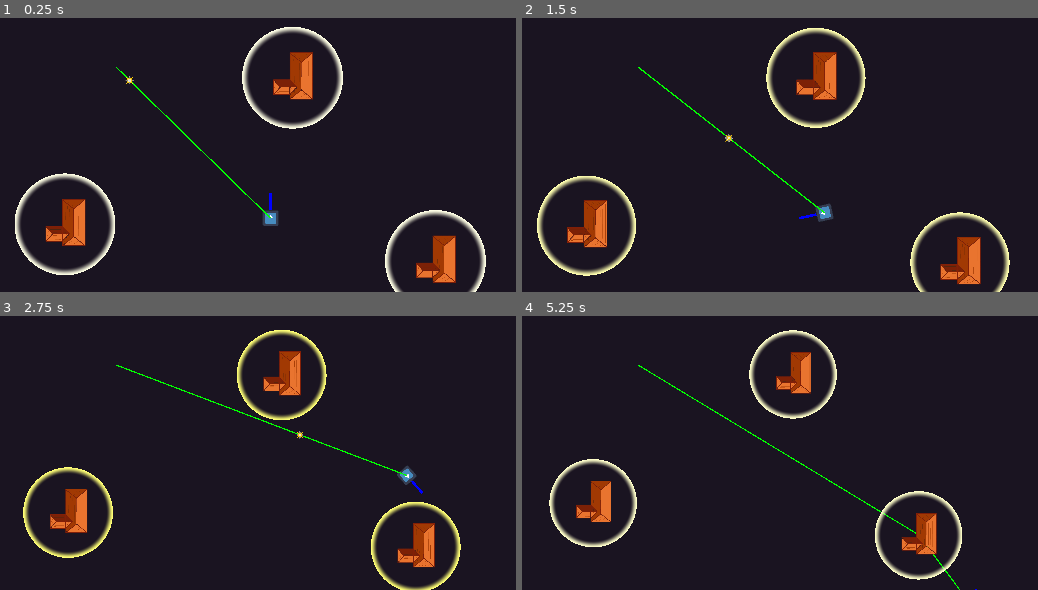
Above: before the commit, frames 1-4 (two rows, left to right).
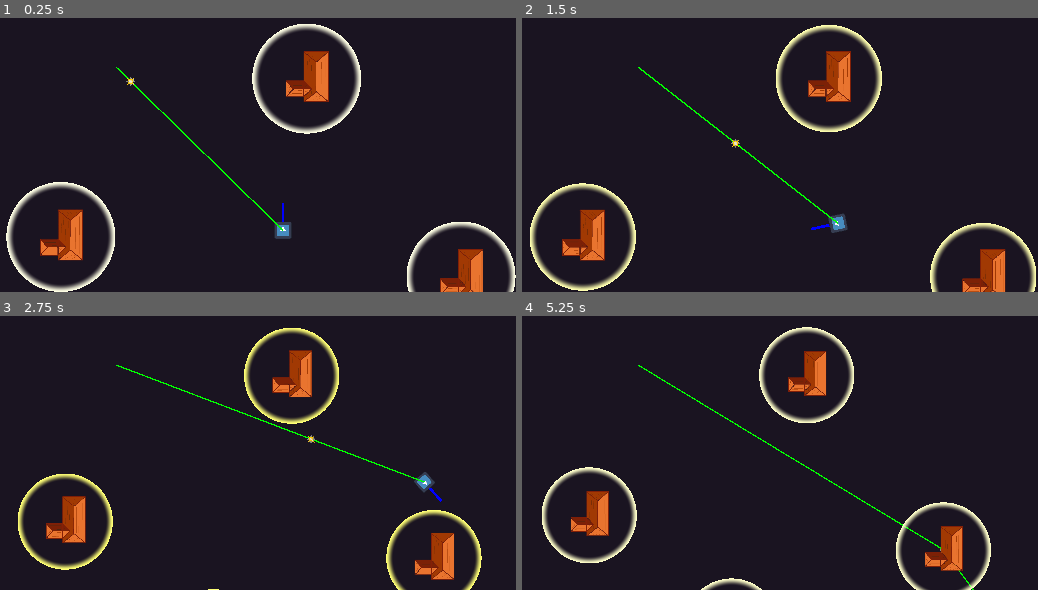
Above: after the commit, the same moments.

Repository: SpyrexDE/BzzBzz
Game: Godot game, scene res://levels/testlvl1.tscn
The game is run twice, just before and just after one commit, with the same random seed, the same clock (stepped at 60 frames per second) and the same inputs. The engine's default icon, where the game draws it, is replaced by a stand-in: a white triangle on a blue panel in a dark square.
Inputs:
- Up to frame 1 (0.25 s): no input
- Up to frame 2 (1.5 s): hold D (steer_right) 0.53-1.28 s; hold S (go_backward) from 1.28 s (still down)
- Up to frame 3 (2.75 s): release S (go_backward) at 2.03 s; hold D (steer_right) from 2.03 s (still down)
- Up to frame 4 (5.25 s): release D (steer_right) at 2.78 s; hold W (go_forward) 2.78-3.53 s; hold A (steer_left) 3.53-5.03 s; hold S (go_backward) from 5.03 s (still down)

The runs differ from the first frame. In frame 1, 12% of the frame differs, in the area x 1-100%, y 2-100%; in frame 2, 11%; in frame 3, 9.4%; in frame 4, 9.5%.

Commit message:
update zap, intersections kill

Diff:
--- a/levels/testlvl1.tscn
+++ b/levels/testlvl1.tscn
@@ -21,7 +21,7 @@
 unique_name_in_owner = true
 
 [node name="midpoint" type="Node2D" parent="."]
-position = Vector2(371, 238)
+position = Vector2(1118, 1176)
 
 [node name="Zap" parent="." instance=ExtResource("5_s8uj7")]
 
@@ -30,3 +30,6 @@
 
 [node name="Haus3" parent="." instance=ExtResource("2_qns4n")]
 position = Vector2(2514, 1521)
+
+[node name="Haus4" parent="." instance=ExtResource("2_qns4n")]
+position = Vector2(772, 2147)
--- a/props/zap/zap.gd
+++ b/props/zap/zap.gd
@@ -16,14 +16,25 @@
 	checkpoint_n += 1
 	last_checkpoint = connector.checkpoints[0]
 
+func kill():
+	print("dead")
+	dead = true
+	Globals.camera.add_stress(2)
+
 func _physics_process(_delta):
 	if (dead):
 		return
+
+	for intersection in connector.intersection_points:
+		if (position - intersection).length() < 20:
+			kill()
+			return
+
 	dist_from_last += speed
 
 	#is at checkpoint
 	if len(connector.checkpoints) > checkpoint_n:
-		if (position - connector.checkpoints[checkpoint_n]).length() < 10:
+		if (position - connector.checkpoints[checkpoint_n]).length() < 20:
 			last_checkpoint = connector.checkpoints[checkpoint_n]
 			checkpoint_n += 1
 			dist_from_last = 0
@@ -37,6 +48,4 @@
 			var dir = (connector.robot.position - connector.checkpoints[- 1]).normalized()
 			position = connector.checkpoints[- 1] + dir * dist_from_last
 		else:
-			print("dead")
-			dead = true
-			Globals.camera.add_stress(2)
+			kill()
--- a/props/zap/zap.tscn
+++ b/props/zap/zap.tscn
@@ -1,7 +1,10 @@
-[gd_scene load_steps=3 format=3 uid="uid://vqts8ef4u5h5"]
+[gd_scene load_steps=4 format=3 uid="uid://vqts8ef4u5h5"]
 
 [ext_resource type="Script" path="res://props/zap/zap.gd" id="1_apmkh"]
 [ext_resource type="Texture2D" uid="uid://c8oiah8jn02yx" path="res://props/zap/Blitzableiter_AN.png" id="1_mnera"]
+
+[sub_resource type="CircleShape2D" id="CircleShape2D_6yvlq"]
+radius = 35.0571
 
 [node name="Zap" type="Node2D"]
 script = ExtResource("1_apmkh")
@@ -9,3 +12,8 @@
 
 [node name="Sprite2D" type="Sprite2D" parent="."]
 texture = ExtResource("1_mnera")
+
+[node name="Area2D" type="Area2D" parent="."]
+
+[node name="CollisionShape2D" type="CollisionShape2D" parent="Area2D"]
+shape = SubResource("CircleShape2D_6yvlq")
